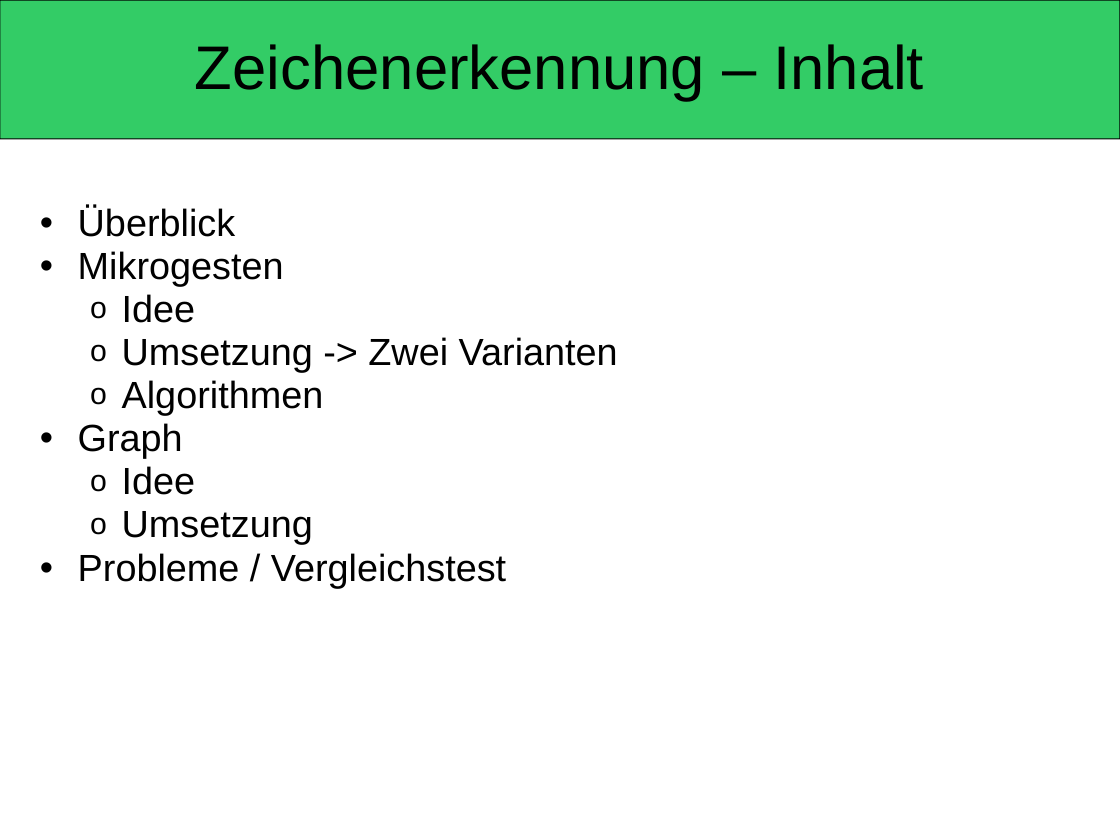
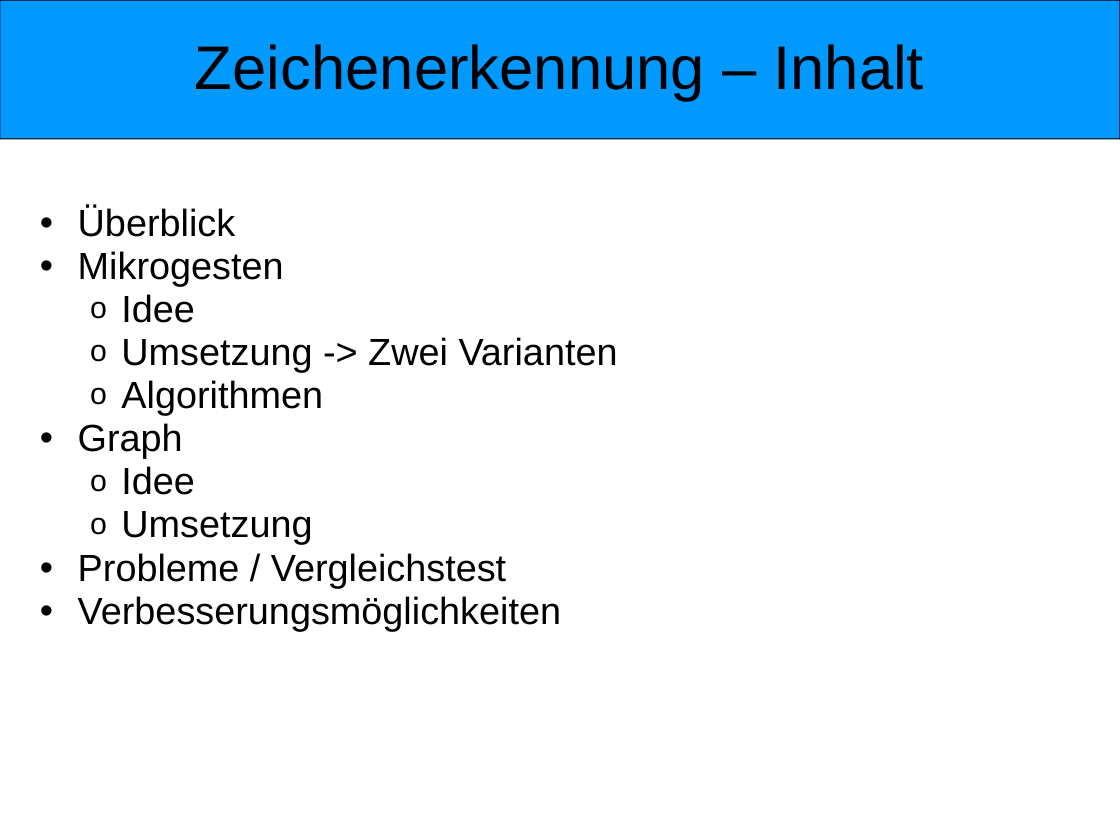
Before and after one commit to wtfc63/ba10-bsha-1, a slide deck: slide 6 of doc/presentation/presentation.ppt. Drawn at 1120x840 pixels with LibreOffice and Linux fonts; fonts in the diff are those of the drawing. Boxes give left, top, right and bottom in pixels: in the first picture for what was removed or moved away, otherwise in the second. Text is boxed around its words. In the diff, an @@ line names an element or a change of style, - is before the commit and + after.

```diff
--- a/doc/presentation/presentation.ppt
+++ b/doc/presentation/presentation.ppt
@@ rounded rectangle at bbox=[0, 0, 1120, 139]: fill #33CC66 to #0099FF @@
@@ text at bbox=[78, 596, 561, 631]: paragraph added @@
+  • Verbesserungsmöglichkeiten
```
Also in this commit, not shown: 25 other slides changed, 1 slide added.
